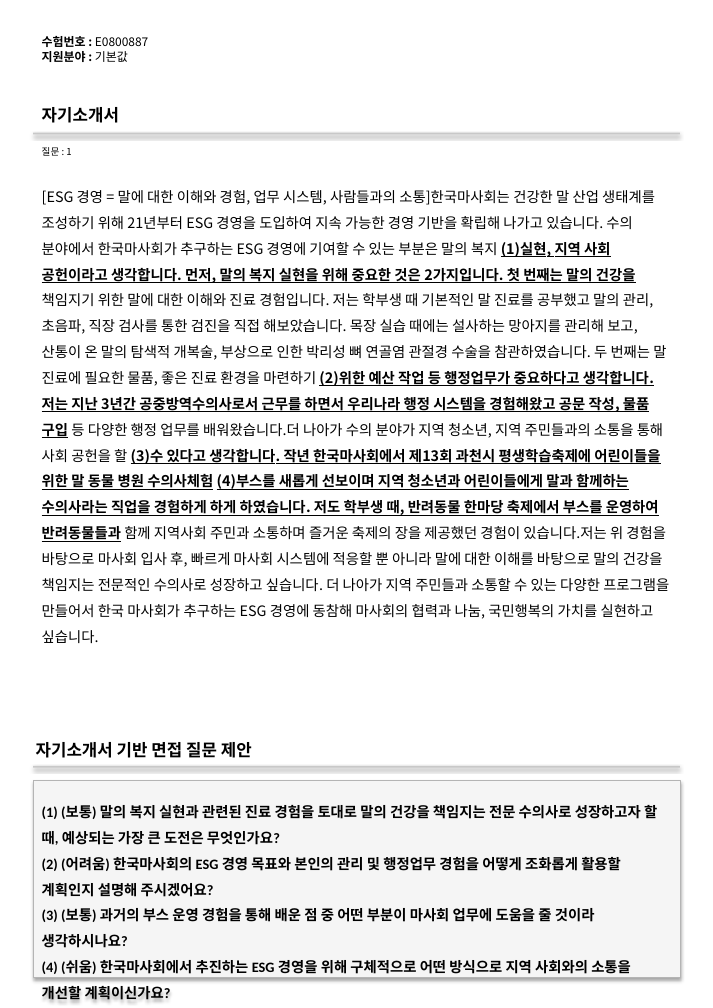
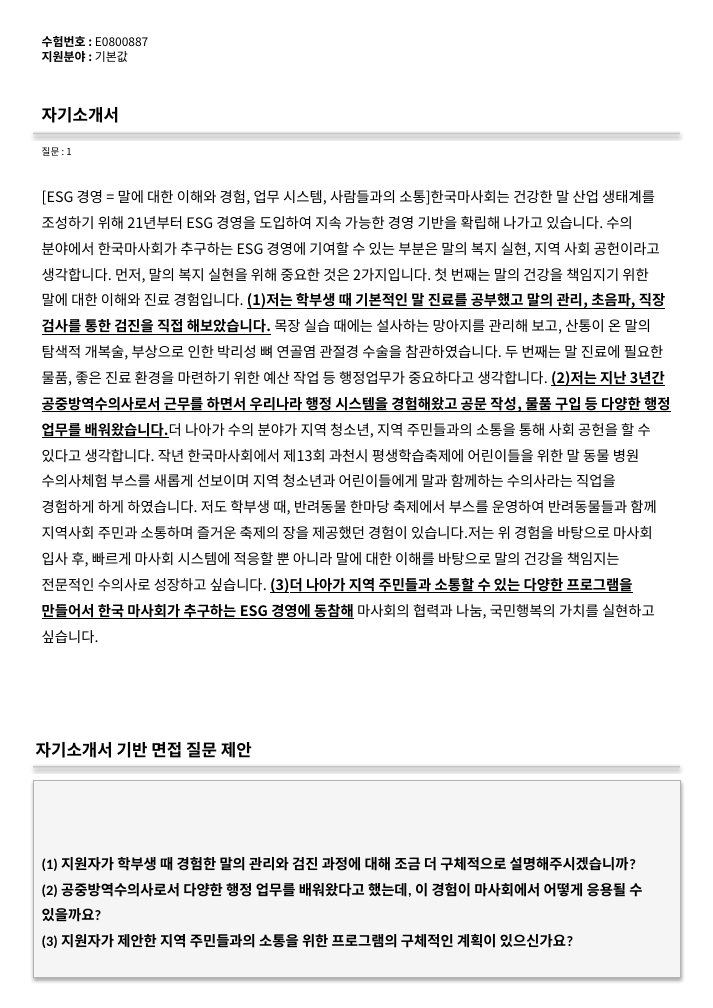
Before and after one commit to DaeGul2/isbr-auto-questionnaire, a slide deck: slide 5 of flask-server/outputs/output.pptx. Drawn at 713x1008 pixels with LibreOffice and Linux fonts; fonts in the diff are those of the drawing. Boxes give left, top, right and bottom in pixels: in the first picture for what was removed or moved away, otherwise in the second. Text is boxed around its words. In the diff, an @@ line names an element or a change of style, - is before the commit and + after.

Commit message:
프롬프트 및 파싱방법수정
원본 근거 텍스트 뱉고 그거 기반으로 인덱스검색

```diff
--- a/flask-server/outputs/output.pptx
+++ b/flask-server/outputs/output.pptx
@@ text at [42,190,670,643]: text changed @@
-[ESG 경영 = 말에 대한 이해와 경험, 업무 시스템, 사람들과의 소통]한국마사회는 건강한 말 산업 생태계를 조성하기 위해 21년부터 ESG 경영을 도입하여 지속 가능한 경영 기반을 확립해 나가고 있습니다. 수의 분야에서 한국마사회가 추구하는 ESG 경영에 기여할 수 있는 부분은 말의 복지 (1)실현, 지역 사회 공헌이라고 생각합니다. 먼저, 말의 복지 실현을 위해 중요한 것은 2가지입니다. 첫 번째는 말의 건강을 책임지기 위한 말에 대한 이해와 진료 경험입니다. 저는 학부생 때 기본적인 말 진료를 공부했고 말의 관리, 초음파, 직장 검사를 통한 검진을 직접 해보았습니다. 목장 실습 때에는 설사하는 망아지를 관리해 보고, 산통이 온 말의 탐색적 개복술, 부상으로 인한 박리성 뼈 연골염 관절경 수술을 참관하였습니다. 두 번째는 말 진료에 필요한 물품, 좋은 진료 환경을 마련하기 (2)위한 예산 작업 등 행정업무가 중요하다고 생각합니다. 저는 지난 3년간 공중방역수의사로서 근무를 하면서 우리나라 행정 시스템을 경험해왔고 공문 작성, 물품 구입 등 다양한 행정 업무를 배워왔습니다.더 나아가 수의 분야가 지역 청소년, 지역 주민들과의 소통을 통해 사회 공헌을 할 (3)수 있다고 생각합니다. 작년 한국마사회에서 제13회 과천시 평생학습축제에 어린이들을 위한 말 동물 병원 수의사체험 (4)부스를 새롭게 선보이며 지역 청소년과 어린이들에게 말과 함께하는 수의사라는 직업을 경험하게 하게 하였습니다. 저도 학부생 때, 반려동물 한마당 축제에서 부스를 운영하여 반려동물들과 함께 지역사회 주민과 소통하며 즐거운 축제의 장을 제공했던 경험이 있습니다.저는 위 경험을 바탕으로 마사회 입사 후, 빠르게 마사회 시스템에 적응할 뿐 아니라 말에 대한 이해를 바탕으로 말의 건강을 책임지는 전문적인 수의사로 성장하고 싶습니다. 더 나아가 지역 주민들과 소통할 수 있는 다양한 프로그램을 만들어서 한국 마사회가 추구하는 ESG 경영에 동참해 마사회의 협력과 나눔, 국민행복의 가치를 실현하고 싶습니다.
+[ESG 경영 = 말에 대한 이해와 경험, 업무 시스템, 사람들과의 소통]한국마사회는 건강한 말 산업 생태계를 조성하기 위해 21년부터 ESG 경영을 도입하여 지속 가능한 경영 기반을 확립해 나가고 있습니다. 수의 분야에서 한국마사회가 추구하는 ESG 경영에 기여할 수 있는 부분은 말의 복지 실현, 지역 사회 공헌이라고 생각합니다. 먼저, 말의 복지 실현을 위해 중요한 것은 2가지입니다. 첫 번째는 말의 건강을 책임지기 위한 말에 대한 이해와 진료 경험입니다. (1)저는 학부생 때 기본적인 말 진료를 공부했고 말의 관리, 초음파, 직장 검사를 통한 검진을 직접 해보았습니다. 목장 실습 때에는 설사하는 망아지를 관리해 보고, 산통이 온 말의 탐색적 개복술, 부상으로 인한 박리성 뼈 연골염 관절경 수술을 참관하였습니다. 두 번째는 말 진료에 필요한 물품, 좋은 진료 환경을 마련하기 위한 예산 작업 등 행정업무가 중요하다고 생각합니다. (2)저는 지난 3년간 공중방역수의사로서 근무를 하면서 우리나라 행정 시스템을 경험해왔고 공문 작성, 물품 구입 등 다양한 행정 업무를 배워왔습니다.더 나아가 수의 분야가 지역 청소년, 지역 주민들과의 소통을 통해 사회 공헌을 할 수 있다고 생각합니다. 작년 한국마사회에서 제13회 과천시 평생학습축제에 어린이들을 위한 말 동물 병원 수의사체험 부스를 새롭게 선보이며 지역 청소년과 어린이들에게 말과 함께하는 수의사라는 직업을 경험하게 하게 하였습니다. 저도 학부생 때, 반려동물 한마당 축제에서 부스를 운영하여 반려동물들과 함께 지역사회 주민과 소통하며 즐거운 축제의 장을 제공했던 경험이 있습니다.저는 위 경험을 바탕으로 마사회 입사 후, 빠르게 마사회 시스템에 적응할 뿐 아니라 말에 대한 이해를 바탕으로 말의 건강을 책임지는 전문적인 수의사로 성장하고 싶습니다. (3)더 나아가 지역 주민들과 소통할 수 있는 다양한 프로그램을 만들어서 한국 마사회가 추구하는 ESG 경영에 동참해 마사회의 협력과 나눔, 국민행복의 가치를 실현하고 싶습니다.
@@ text in rectangle at [42,855,642,948]: text changed @@
-(1) (보통) 말의 복지 실현과 관련된 진료 경험을 토대로 말의 건강을 책임지는 전문 수의사로 성장하고자 할 때, 예상되는 가장 큰 도전은 무엇인가요?
-(2) (어려움) 한국마사회의 ESG 경영 목표와 본인의 관리 및 행정업무 경험을 어떻게 조화롭게 활용할 계획인지 설명해 주시겠어요?
-(3) (보통) 과거의 부스 운영 경험을 통해 배운 점 중 어떤 부분이 마사회 업무에 도움을 줄 것이라 생각하시나요?
-(4) (쉬움) 한국마사회에서 추진하는 ESG 경영을 위해 구체적으로 어떤 방식으로 지역 사회와의 소통을 개선할 계획이신가요?
+(1) 지원자가 학부생 때 경험한 말의 관리와 검진 과정에 대해 조금 더 구체적으로 설명해주시겠습니까?
+(2) 공중방역수의사로서 다양한 행정 업무를 배워왔다고 했는데, 이 경험이 마사회에서 어떻게 응용될 수 있을까요?
+(3) 지원자가 제안한 지역 주민들과의 소통을 위한 프로그램의 구체적인 계획이 있으신가요?
```
Also in this commit, not shown: 15 other slides changed, 180 slides removed, 11 other files.
